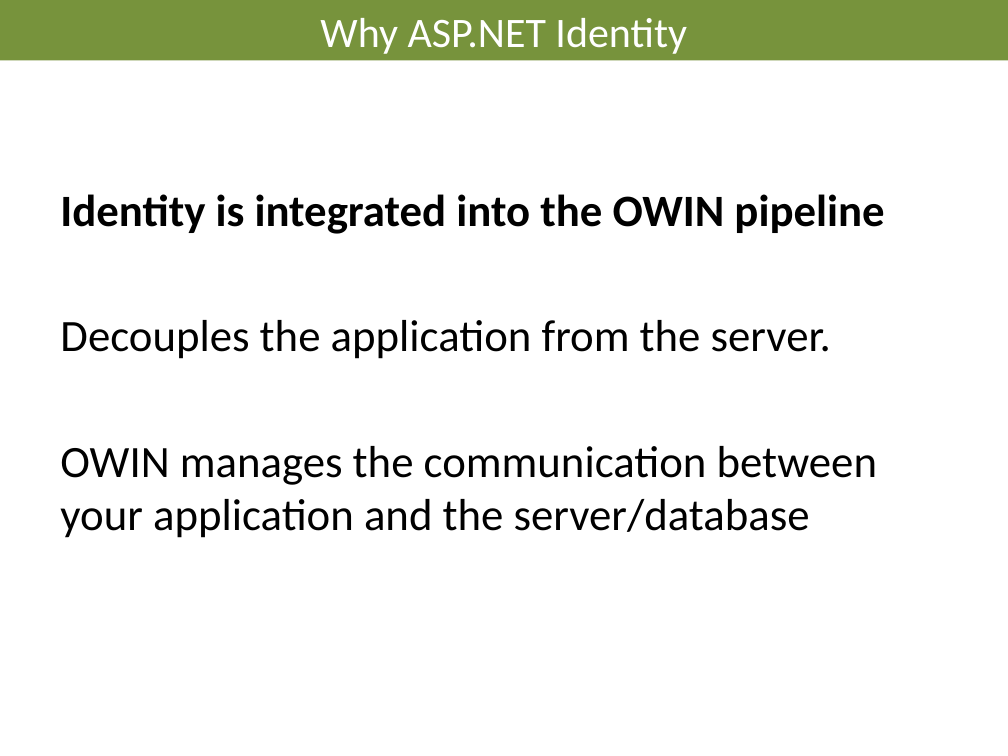
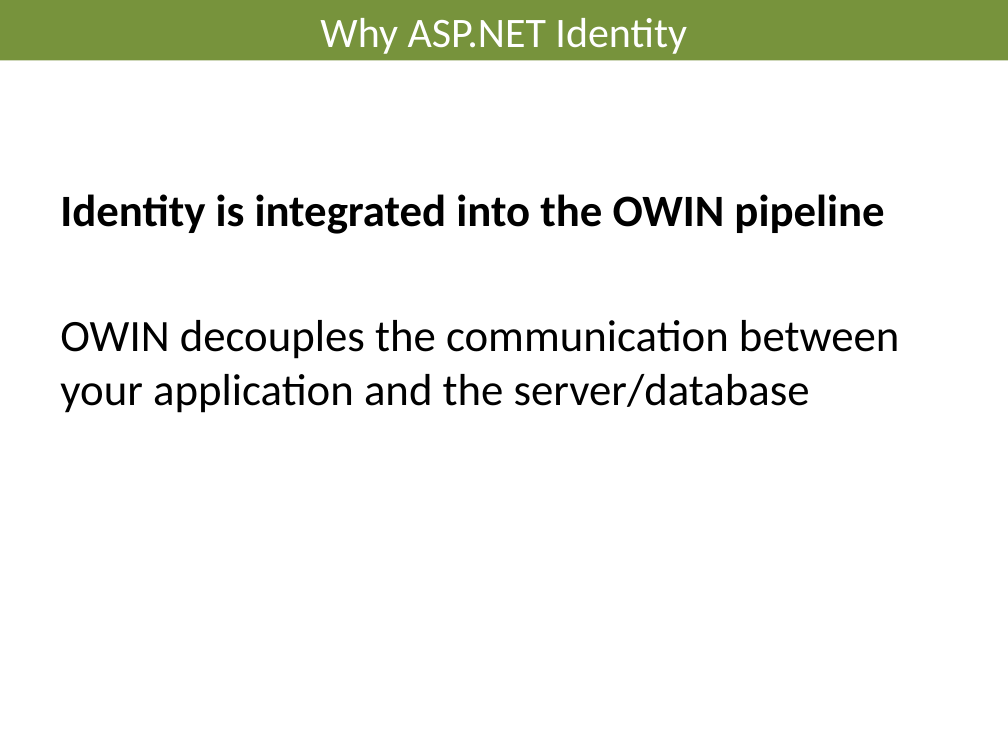
Before and after one commit to AndreasElffors/IdentityTemplate, a slide deck: slide 8 of Documents/Identity-Introduction.pptx (slide 9 before the commit). Drawn at 1008x756 pixels with LibreOffice and Linux fonts; fonts in the diff are those of the drawing; background and template pictures are left out. Boxes give left, top, right and bottom in pixels: in the first picture for what was removed or moved away, otherwise in the second. Text is boxed around its words. In the diff, an @@ line names an element or a change of style, - is before the commit and + after.

```diff
--- a/Documents/Identity-Introduction.pptx
+++ b/Documents/Identity-Introduction.pptx
@@ text at (x1=60, y1=320, x2=899, y2=413): text changed @@
-Decouples the application from the server.
-OWIN manages the communication between your application and the server/database
+OWIN decouples the communication between your application and the server/database
```
Also in this commit, not shown: 10 other slides changed, 1 slide removed, 1 other file.
